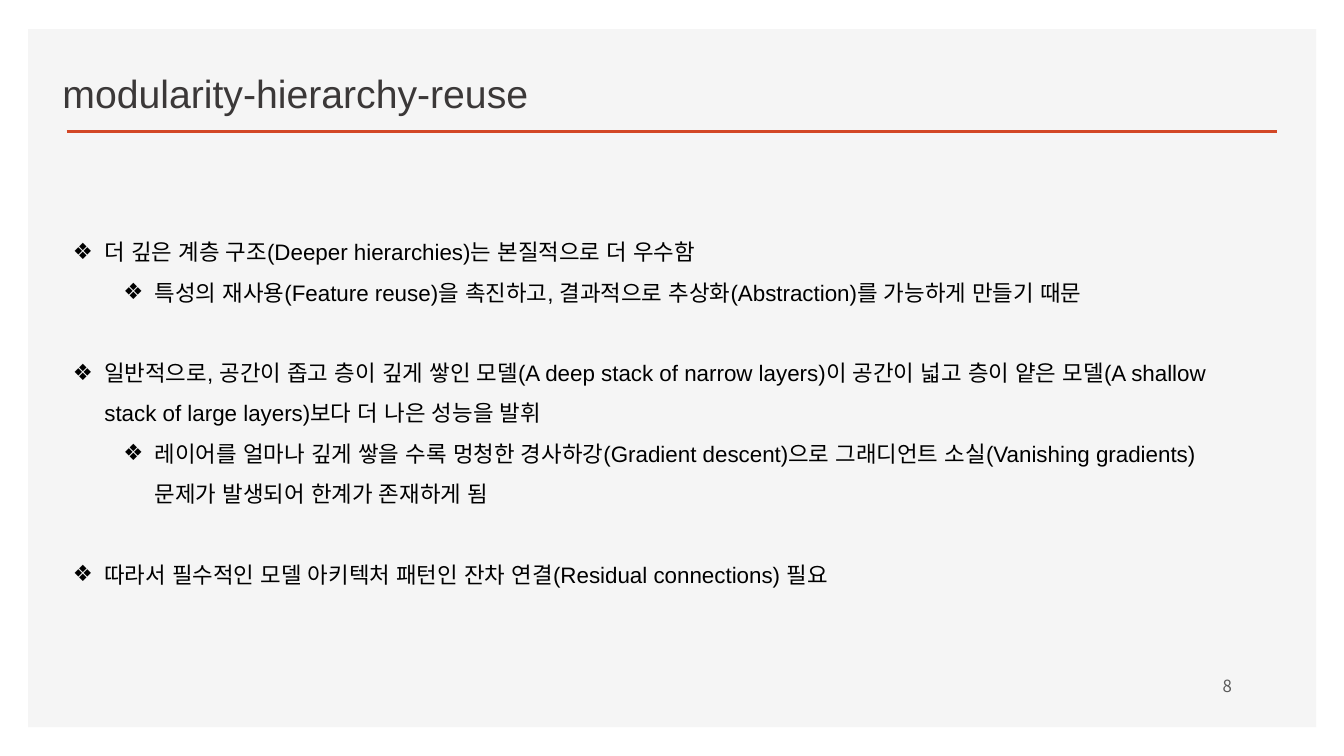
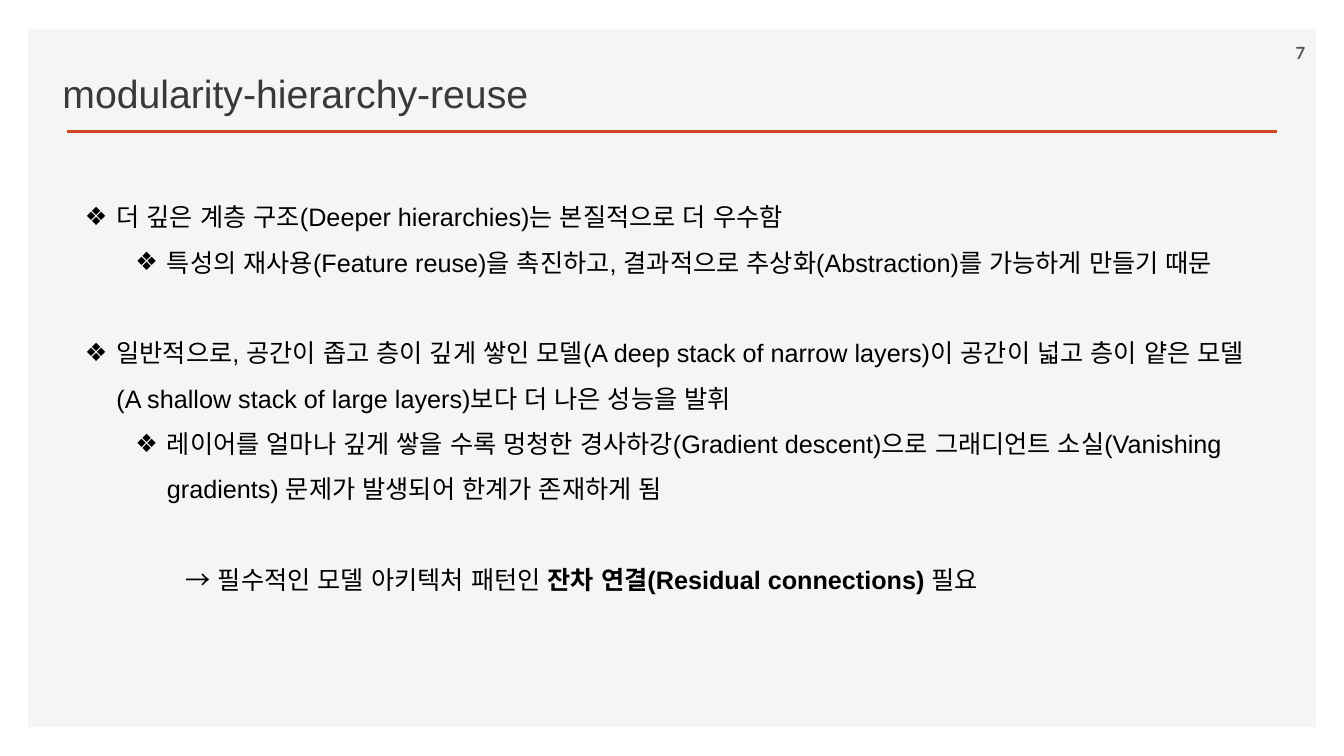
Before and after one commit to ancestor9/2026_Fall_Deep-Learning-with-Python, a slide deck: slide 7 of Chapter 09 ConvNet architecture patterns.pptx (slide 8 before the commit). Drawn at 1344x756 pixels with LibreOffice and Linux fonts; fonts in the diff are those of the drawing; background and template pictures are left out. Boxes give left, top, right and bottom in pixels: in the first picture for what was removed or moved away, otherwise in the second. Text is boxed around its words. In the diff, an @@ line names an element or a change of style, - is before the commit and + after.

```diff
--- a/Chapter 09 ConvNet architecture patterns.pptx
+++ b/Chapter 09 ConvNet architecture patterns.pptx
@@ page number added at [1296, 47, 1306, 59], 12 pt, text #595959, bold @@
+7
@@ text "더 깊은 계층 구조(Deeper hierarchies)는 ...": place and size @@
-text "더 깊은 계층 구조(Deeper hierarchies)는 ..." at [104, 241, 1205, 588]
+text "더 깊은 계층 구조(Deeper hierarchies)는 ..." at [116, 205, 1244, 595]
@@ text at [116, 205, 1244, 504]: size 16 to 18 pt in "더 깊은 계층 구조(Deeper hierarchies)는 본질적으로 더 ...", "특성의 재사용(Feature reuse)을 촉진하고, 결과적으로 추상화(Abstraction)를 가능하게 ...", "일반적으로, 공간이 좁고 층이 깊게 쌓인 모델(A ...", "레이어를 얼마나 깊게 쌓을 수록 멍청한 경사하강(Gradient ..." @@
@@ text at [218, 568, 978, 595]: text changed; size 16 to 18 pt; bold on @@
-❖ 따라서 필수적인 모델 아키텍처 패턴인 잔차 연결(Residual connections) 필요
+→ 필수적인 모델 아키텍처 패턴인 잔차 연결(Residual connections) 필요
@@ page number removed at [1223, 679, 1232, 692] @@
-8
```
Also in this commit, not shown: 16 other slides changed, 7 slides added, 5 slides removed.
